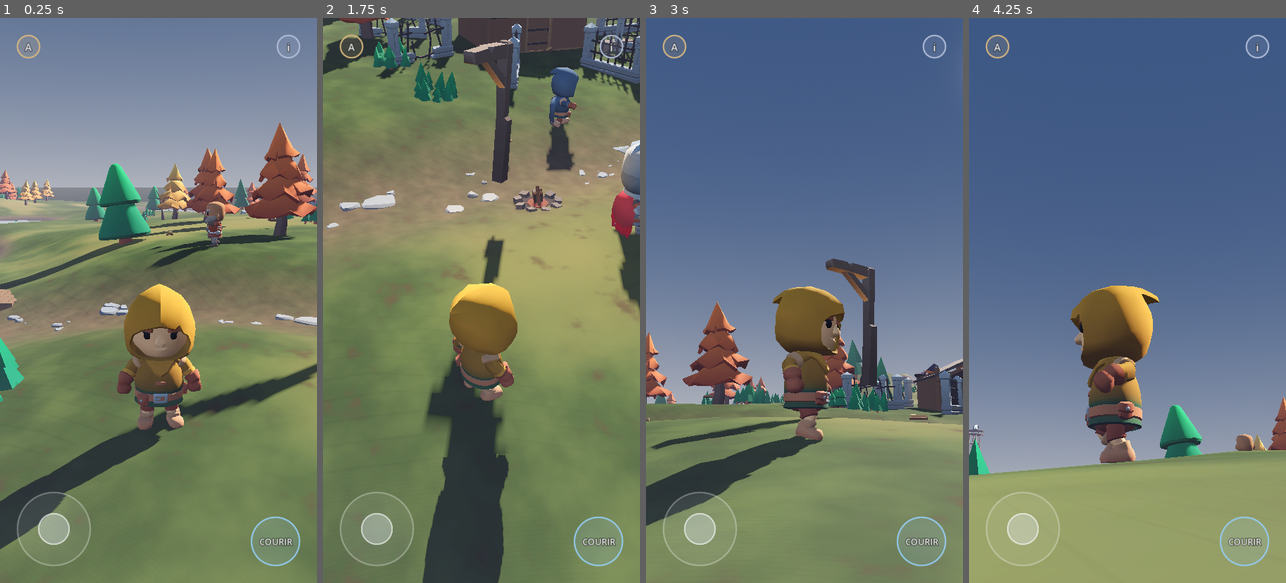
Above: before the commit, frames 1-4 (left to right).
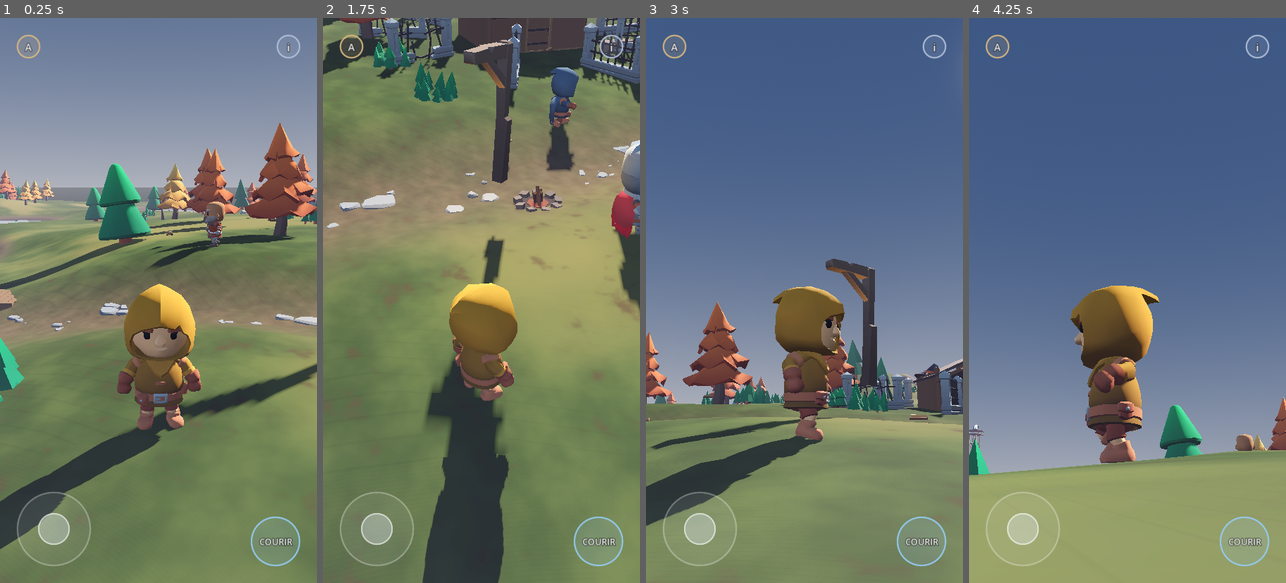
Above: after the commit, the same moments.

Repository: yori-gossart/Brume.godot
Game: Godot game, scene res://scenes/BenchmarkWorld.tscn
Two runs of this game, one before a commit and one after it. Both use one fixed random seed, a clock stepped at 60 frames per second and the inputs below.
Inputs (mouse positions are in pixels of both pictures, inside the frame that each line leads up to):
- Up to frame 1 (0.25 s): no input
- Up to frame 2 (1.75 s): tap Enter at 0.5 s; move the mouse to (551, 272) at 0.52 s; hold D 0.53-1.25 s; tap E at 0.6 s; click (551, 272) at 0.67 s; tap Space at 0.77 s; drag from (418, 328) to (465, 413) at 1.27 s
- Up to frame 3 (3 s): move the mouse to (836, 176) at 2.02 s; hold D 2.03-2.75 s; tap E at 2.1 s; drag from (788, 413) to (709, 215) at 2.77 s
- Up to frame 4 (4.25 s): move the mouse to (1222, 385) at 3.52 s; hold A from 3.53 s (still down); tap E at 3.6 s; tap Space at 3.77 s

The runs differ from the first frame. In frame 1, 0.1% of the frame differs, in the area x 42-59%, y 59-70%; in frame 2, 0.1%; in frame 3, 0.1%; in frame 4, 0.3%, in the area x 37-55%, y 60-76%.

Commit message:
0.2 follow-up: recolour coverage, animal species, off-navmesh fallback
Fixes found by rendering the showcase and by running the suites from the
built archive rather than from the working tree.

RECOLOUR DID NOT COVER THE WHOLE OUTFIT
  The scout's tunic repainted and the hood stayed bright green. The hue
  band had been fitted to atlas-wide colour clusters, which say what
  colours exist but not which mesh wears which. Measuring per mesh, from
  the actual UVs (tools/measure_outfit_hues.gd), shows the green is a
  region and not a cluster: hood 140-158, cape 157-166, body trim 167-172,
  collar 184. The band now covers the region. Safe here because of what
  else is in the atlas - leather at 13-21, skin at 23, steel at 200 with
  S 0.11, so the saturation floor and 120 degrees of hue do the separating.

SKIN BAND WAS EATING THE LEATHER
  Faces (H 23, S 0.37-0.43, V 0.96) and leather (H 13-21, S 0.53-0.61,
  V 0.49-0.75) overlap in hue. The old band separated them by brightness
  alone and repainted the scout's leggings as skin. It now needs both a
  saturation ceiling and a brightness floor.

SECOND ANIMAL WAS THE FIRST SPECIES
  species_index was assigned after add_child, so _ready() had already built
  the body from the default. Both animals reported "Herbivore". Set before
  add_child; the pair are now a browser and a prowler with different
  proportions, gait and nerve.

ANIMAL FROZE WHEN IT LEFT THE NAVIGATION MESH
  Caught running the systems suite from the archive: an animal that wanders
  onto the bridge or into the shallows gets a next-path-position equal to
  its own and stops dead - standing calmly beside the player it is supposed
  to be fleeing. It now notices it is getting nowhere and steers on
  instinct towards ground it can stand on. Flight distance in the test went
  from 0.0 m to 92.9 m.

Also: debug HUD title said 0.1; README, ZIP name and test counts updated.

FINAL: 194 checks, 0 failed.
  benchmark 30/30 · collision 144/144 · systems 17/17 · soak 3/3
  Archive cold-imports in 12.6 s with no errors.

Co-Authored-By: Claude Opus 5 <noreply@anthropic.com>
Claude-Session: https://claude.ai/code/session_015a69GCS57ztzpTt2984abL

Diff:
--- a/scripts/animals/animal_placeholder.gd
+++ b/scripts/animals/animal_placeholder.gd
@@ -77,6 +77,8 @@
 var _tail_length := 0.22
 var _grazes := true
 var _graze_t := 0.0
+var _lost := 0.0
+var _last_threat := Vector3.INF
 
 
 func _ready() -> void:
@@ -206,6 +208,7 @@
 		_flee_from(threat)
 	elif state == State.FLEE and threat == Vector3.INF and agent.is_navigation_finished():
 		state = State.IDLE
+		_last_threat = Vector3.INF
 		_wait = _rng.randf_range(idle_time.x, idle_time.y)
 
 	match state:
@@ -244,6 +247,7 @@
 
 func _flee_from(threat: Vector3) -> void:
 	state = State.FLEE
+	_last_threat = threat
 	if _nav == null:
 		return
 	var away := global_position - threat
@@ -279,13 +283,49 @@
 func _move(delta: float, speed: float) -> void:
 	if agent.is_navigation_finished():
 		if state == State.FLEE:
-			_slow(delta)
+			# Finished the escape route but still frightened: keep going
+			# away rather than standing still next to the thing.
+			if _last_threat != Vector3.INF:
+				_flee_from(_last_threat)
+			else:
+				_slow(delta)
 		else:
 			state = State.IDLE
 			_wait = _rng.randf_range(idle_time.x, idle_time.y)
 		return
 	var to := agent.get_next_path_position() - global_position
 	to.y = 0.0
+
+	# FALLBACK. An animal that wanders off the navigation mesh — onto the
+	# bridge, into the shallows, behind a wall the mesh does not cover — gets
+	# a next-path-position equal to its own position, and freezes. A frozen
+	# deer standing calmly beside the player is worse than a slightly dumb
+	# one, so after a moment of getting nowhere it abandons the path and
+	# steers on instinct.
+	if to.length() < 0.05 or horizontal_speed < 0.1:
+		_lost += delta
+	else:
+		_lost = 0.0
+	if _lost > 0.5:
+		var away := Vector3.ZERO
+		if state == State.FLEE and _last_threat != Vector3.INF:
+			away = global_position - _last_threat
+		else:
+			away = Vector3(cos(_facing), 0.0, sin(_facing))
+		away.y = 0.0
+		if away.length() < 0.05:
+			away = Vector3(1, 0, 0)
+		# Steer towards ground it can actually stand on.
+		var best := away.normalized()
+		for i in 8:
+			var cand := away.normalized().rotated(Vector3.UP, (float(i) - 4.0) * 0.4)
+			var probe := global_position + cand * 3.0
+			if TerrainData.is_walkable(probe.x, probe.z):
+				best = cand
+				break
+		_steer(delta, best, speed)
+		return
+
 	if to.length() < 0.001:
 		return
 	_steer(delta, to.normalized(), speed)
--- a/scripts/characters/appearance_catalog.gd
+++ b/scripts/characters/appearance_catalog.gd
@@ -33,10 +33,18 @@
 		"id": "scout", "name": "Éclaireur",
 		"scene": "res://assets/characters/player_hooded_scout.glb",
 		"build": "svelte",
-		# The green hood sits alone at H 152-164 deg, S 0.87-1.00. Nothing
-		# else in this atlas is within 25 degrees of it at that saturation,
-		# which is what makes repainting it surgical.
-		"primary": {"hue": 0.437, "width": 0.050, "min_sat": 0.55, "min_val": 0.0},
+		# The green cloth is not one cluster, it is a whole region: the hood
+		# reads around H 140-158, the cape 157-166, the body trim 167-172
+		# and the collar 184. A narrow band centred on any one of them
+		# repaints that piece and leaves the others green, which reads as a
+		# bug rather than a colour choice — the first attempt recoloured the
+		# tunic and left a bright green hood.
+		#
+		# So the band covers the whole green region. That is safe HERE
+		# because of what else is in this atlas: leather at H 13-21, skin at
+		# H 23, and steel at H 200 with S 0.11 — the saturation floor
+		# excludes the steel and 120 degrees of hue excludes the rest.
+		"primary": {"hue": 0.417, "width": 0.190, "min_sat": 0.45, "min_val": 0.0},
 		"secondary": {"hue": 0.189, "width": 0.045, "min_sat": 0.45, "min_val": 0.0},
 		"accessories": {"cape": "Cape"},
 		"variants": [
@@ -92,7 +100,13 @@
 ## --- skin --------------------------------------------------------------
 ## The atlas skin cluster is H 21-26 deg, S 0.31-0.53, V 0.78-0.97; it is
 ## told apart from leather by brightness, hence the value floor in the shader.
-const SKIN_BAND := {"hue": 0.065, "width": 0.036, "min_val": 0.72, "max_sat": 0.60}
+## Measured per MESH, not per atlas (tools/measure_outfit_hues.gd):
+##   faces      H 23 deg   S 0.37-0.43   V 0.96
+##   leather    H 13-21    S 0.53-0.61   V 0.49-0.75
+## They overlap in hue, so BOTH a saturation ceiling and a brightness floor
+## are needed. The first version used 0.72/0.60 and repainted the scout's
+## leather leggings as skin.
+const SKIN_BAND := {"hue": 0.064, "width": 0.030, "min_val": 0.86, "max_sat": 0.48}
 
 const SKIN_TONES := [
 	{"name": "Clair", "color": Color(0.960, 0.784, 0.655)},
--- a/scripts/ui/debug_hud.gd
+++ b/scripts/ui/debug_hud.gd
@@ -102,7 +102,7 @@
 	var objs := rs.get_rendering_info(RenderingServer.RENDERING_INFO_TOTAL_OBJECTS_IN_FRAME)
 
 	var lines := PackedStringArray()
-	lines.append("FOG NOMAD — GODOT BENCHMARK 0.1")
+	lines.append("FOG NOMAD — GODOT 0.2   ART + PHYSICS")
 	lines.append("FPS %d   min %d   avg %d" % [
 		Engine.get_frames_per_second(), int(_fps_min),
 		int(_fps_sum / maxf(_fps_n, 1))])
--- a/scripts/world/world_root.gd
+++ b/scripts/world/world_root.gd
@@ -469,8 +469,11 @@
 			a2.nav_builder_path = NodePath("../Navigation")
 			a2.player_path = NodePath("../Player")
 			a2.fog_path = NodePath("../FogWall")
+			# BEFORE add_child: _ready() reads the species and builds the
+			# body from it, so assigning afterwards silently gives every
+			# animal the first species in the table.
+			a2.species_index = i
 			add_child(a2)
-		a2.species_index = i
 		a2.global_position = Vector3(p.x, TerrainData.height_at(p.x, p.y) + 0.1, p.y)
 		animals.append(a2)
 
--- /dev/null
+++ b/tools/measure_outfit_hues.gd
@@ -0,0 +1,65 @@
+extends SceneTree
+##
+## Which pixels does each mesh of a character actually use?
+##
+## Clustering the whole atlas tells you what colours EXIST in it; it does not
+## tell you which mesh wears which. This walks each mesh's UVs, samples the
+## atlas there, and reports the dominant hue per mesh — which is the number
+## the recolour band actually needs.
+func _init() -> void: _run.call_deferred()
+
+func _run() -> void:
+	for path in ["res://assets/characters/player_hooded_scout.glb",
+			"res://assets/characters/npc_sturdy.glb",
+			"res://assets/characters/npc_tall.glb",
+			"res://assets/characters/npc_burdened.glb"]:
+		var n: Node3D = (load(path) as PackedScene).instantiate()
+		root.add_child(n)
+		var img: Image = null
+		for c in _all(n):
+			if c is MeshInstance3D and (c as MeshInstance3D).mesh:
+				var m := (c as MeshInstance3D).mesh.surface_get_material(0)
+				if m is BaseMaterial3D and (m as BaseMaterial3D).albedo_texture:
+					img = (m as BaseMaterial3D).albedo_texture.get_image()
+					break
+		if img == null:
+			print("no atlas for ", path); n.free(); continue
+		if img.is_compressed():
+			img.decompress()
+		print("=== ", path.get_file())
+		for c in _all(n):
+			if not (c is MeshInstance3D): continue
+			var mi := c as MeshInstance3D
+			if mi.mesh == null: continue
+			var low := str(mi.name).to_lower()
+			if low.contains("crossbow") or low.contains("knife") or low.contains("throwable") \
+				or low.contains("axe") or low.contains("shield") or low.contains("mug"):
+				continue
+			var hist := {}
+			for s in mi.mesh.get_surface_count():
+				var arr := mi.mesh.surface_get_arrays(s)
+				var uvs: PackedVector2Array = arr[Mesh.ARRAY_TEX_UV]
+				if uvs == null: continue
+				for i in range(0, uvs.size(), 3):
+					var uv := uvs[i]
+					var x := clampi(int(uv.x * img.get_width()), 0, img.get_width() - 1)
+					var y := clampi(int(uv.y * img.get_height()), 0, img.get_height() - 1)
+					var col := img.get_pixel(x, y)
+					if col.s < 0.28: continue
+					var bucket := int(col.h * 36.0)
+					if not hist.has(bucket): hist[bucket] = [0, col]
+					hist[bucket][0] += 1
+			var keys: Array = hist.keys()
+			keys.sort_custom(func(a, b): return hist[a][0] > hist[b][0])
+			var top := ""
+			for k in keys.slice(0, 2):
+				var col: Color = hist[k][1]
+				top += " H=%.0f(S%.2f V%.2f)x%d" % [col.h * 360.0, col.s, col.v, hist[k][0]]
+			print("   %-26s %s" % [mi.name, top if top != "" else "(no saturated pixels)"])
+		n.free()
+	quit()
+
+func _all(n: Node) -> Array:
+	var out := [n]
+	for c in n.get_children(): out.append_array(_all(c))
+	return out
--- /dev/null
+++ b/tools/shoot_showcase.gd
@@ -0,0 +1,86 @@
+extends SceneTree
+##
+## Render the 0.2 showcase scene under the MOBILE renderer.
+##
+##   xvfb-run -s "-screen 0 760x1360x24" godot --path . \
+##     --rendering-driver vulkan --rendering-method mobile \
+##     --resolution 720x1280 --script tools/shoot_showcase.gd
+var out_dir := "user://shots02"
+var world: Node3D
+
+func _init() -> void:
+	_run.call_deferred()
+
+func _run() -> void:
+	DirAccess.make_dir_recursive_absolute(out_dir)
+	root.content_scale_size = Vector2i(720, 1280)
+	root.content_scale_mode = Window.CONTENT_SCALE_MODE_CANVAS_ITEMS
+	root.content_scale_aspect = Window.CONTENT_SCALE_ASPECT_EXPAND
+	world = (load("res://scenes/testing/ArtPhysicsShowcase.tscn") as PackedScene).instantiate()
+	root.add_child(world)
+	for _i in 14:
+		await process_frame
+
+	var player: PlayerController = world.get_node("Player")
+	var cam: Node3D = world.get_node("PlayerCamera")
+	var dbg: Node = world.get_node("UI/DebugHud")
+	var hud: Node = world.get_node("UI/MobileHud")
+	var appear: Node = world.get_node("UI/AppearanceScreen")
+	var ruin: Node3D = world.get_node("Ruin")
+	var door: Door = world.find_child("RuinDoor", true, false)
+	var fire: Node3D = world.get_node("Campfire")
+	var bridge: Node3D = world.get_node("Bridge")
+	var npcs: Array = world.get("npcs")
+
+	door.open()
+	fire.call("_set_state", 1)   # LIT, for the picture
+	for _i in 120:
+		await process_frame
+
+	var shots := [
+		{"n": "01_nomads", "at": _near(npcs[0], 7.0), "look": npcs[1].global_position + Vector3(0, 1.2, 0), "pitch": -6.0, "hud": true},
+		{"n": "02_ruin_door", "at": _front_of(door, 8.0), "look": door.global_position + Vector3(0, 1.3, 0), "pitch": -4.0, "hud": false},
+		{"n": "03_ruin_inside", "at": ruin.global_position + Vector3(2.0, 0, 1.0), "look": ruin.global_position + Vector3(0, 2.2, 0.6), "pitch": 2.0, "hud": false},
+		{"n": "04_campfire", "at": fire.global_position + Vector3(4.5, 0, 3.0), "look": fire.global_position + Vector3(0, 0.6, 0), "pitch": -12.0, "hud": false},
+		{"n": "05_bridge", "at": bridge.global_position + Vector3(0, 0, -14.0), "look": bridge.global_position + Vector3(0, 2.0, 0), "pitch": -4.0, "hud": false},
+		{"n": "06_forest", "at": Vector3(56, 0, -4), "look": Vector3(20, 6, -34), "pitch": -4.0, "hud": false},
+		{"n": "07_hud", "at": _near(npcs[2], 6.0), "look": npcs[2].global_position + Vector3(0, 1.2, 0), "pitch": -6.0, "hud": true},
+	]
+	for s in shots:
+		var p: Vector3 = s["at"]
+		player.velocity = Vector3.ZERO
+		player.global_position = Vector3(p.x, maxf(TerrainData.height_at(p.x, p.z) + 0.15,
+			TerrainData.WATER_LEVEL + 0.15), p.z)
+		dbg.set("visible", s["hud"])
+		hud.set("debug_visible", s["hud"])
+		var to: Vector3 = (s["look"] as Vector3) - player.global_position
+		cam.call("face", Vector3(to.x, 0.0, to.z).normalized())
+		cam.set("_pitch", deg_to_rad(s["pitch"]))
+		cam.global_position = player.global_position + Vector3.UP * 2.0
+		for _i in 26:
+			await process_frame
+		root.get_texture().get_image().save_png("%s/%s.png" % [out_dir, s["n"]])
+		print("saved ", s["n"])
+
+	# The customisation screen, with a recoloured player behind it.
+	dbg.set("visible", false)
+	hud.set("debug_visible", false)
+	appear.call("open")
+	for _i in 30:
+		await process_frame
+	root.get_texture().get_image().save_png("%s/08_appearance.png" % out_dir)
+	print("saved 08_appearance")
+	print(world.call("build_report"))
+	quit()
+
+
+func _near(n: Node3D, d: float) -> Vector3:
+	return n.global_position + Vector3(d, 0, d * 0.4)
+
+
+func _front_of(door: Door, d: float) -> Vector3:
+	var axis := door.global_transform.basis.z.normalized()
+	var ruin: Node3D = door.get_parent()
+	var to_c := ruin.global_position - door.global_position
+	var out_dir := axis if axis.dot(to_c) < 0.0 else -axis
+	return door.global_position + out_dir * d
Not shown, added: docs/screenshots02/.gdignore
Binary file added: docs/screenshots02/appearance_screen.jpg
Binary file added: docs/screenshots02/bridge.jpg
Binary file added: docs/screenshots02/campfire.jpg
Binary file added: docs/screenshots02/forest.jpg
Binary file added: docs/screenshots02/nomads_and_hud.jpg
Binary file added: docs/screenshots02/ruin_exterior.jpg
Binary file added: docs/screenshots02/ruin_interior.jpg
Not shown, changed: README.md
Not shown, added: docs/RAPPORT_0.2.md
Not shown, changed: tools/make_zip.sh
